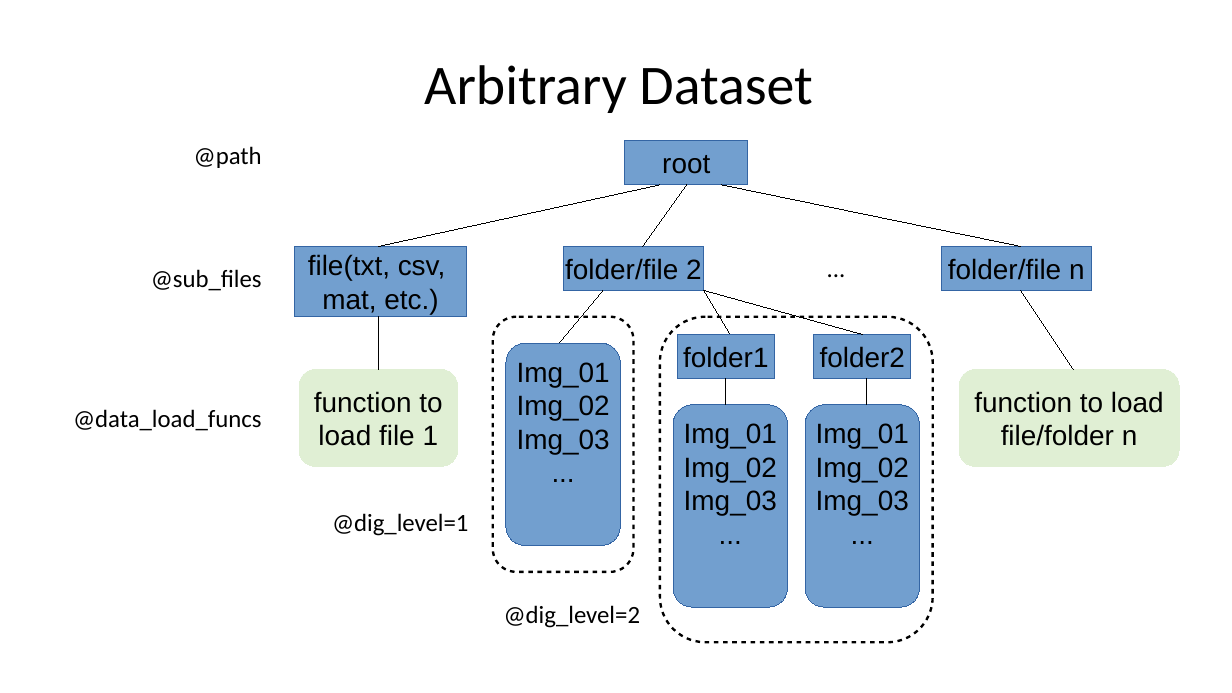
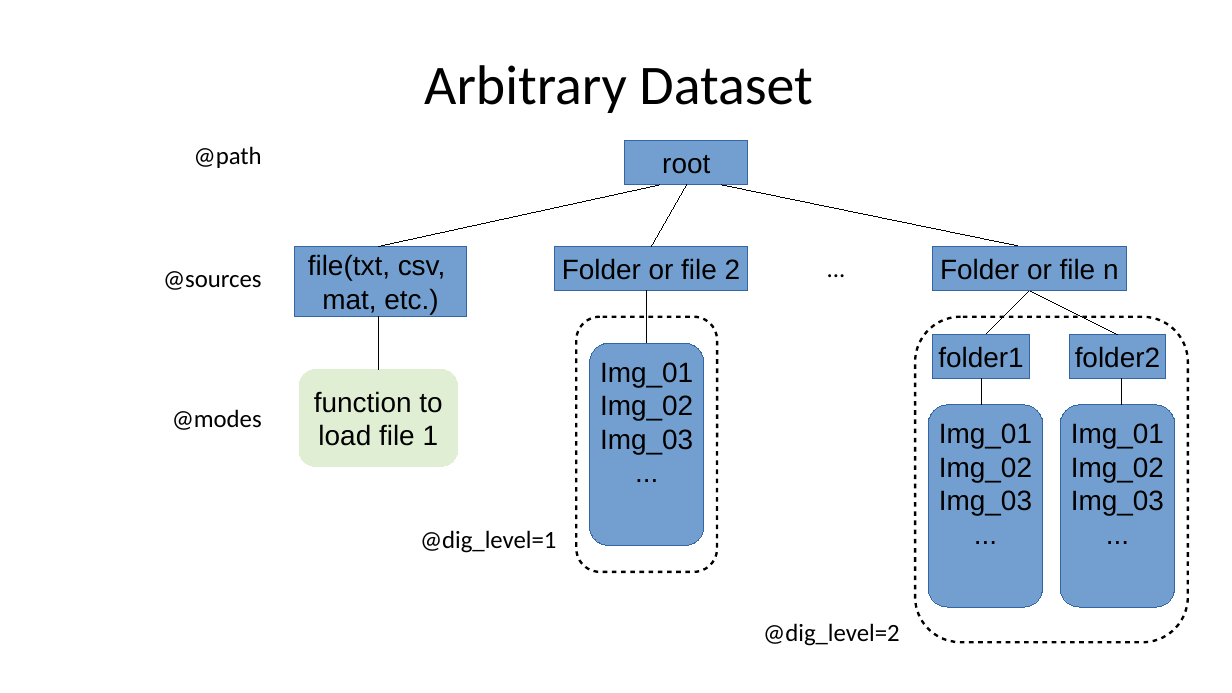
Before and after one commit to whq-hqw/omni, a slide deck: slide 1 of documentation.odp. Drawn at 1232x693 pixels with LibreOffice and Linux fonts; fonts in the diff are those of the drawing. Boxes give left, top, right and bottom in pixels: in the first picture for what was removed or moved away, otherwise in the second. Text is boxed around its words. In the diff, an @@ line names an element or a change of style, - is before the commit and + after.

```diff
--- a/documentation.odp
+++ b/documentation.odp
@@ line moved from (643, 246) - (686, 184) to (652, 246) - (686, 184) @@
@@ rectangle "Folder or file 2": place and size @@
-rectangle "Folder or file 2" at <box>563,246,704,290</box>
+rectangle "Folder or file 2" at <box>555,246,748,290</box>
@@ text in rectangle at <box>562,258,741,280</box>: text changed @@
-folder/file 2
+Folder or file 2
@@ rectangle "Folder or file n": place and size @@
-rectangle "Folder or file n" at <box>942,246,1092,290</box>
+rectangle "Folder or file n" at <box>934,246,1127,290</box>
@@ text in rectangle at <box>940,258,1119,280</box>: text changed @@
-folder/file n
+Folder or file n
@@ text at <box>163,271,262,290</box>: text changed @@
-@sub_files
+@sources
@@ line moved from (603, 291) - (559, 343) to (647, 291) - (647, 343) @@
@@ line removed from (704, 291) to (731, 334) @@
@@ line removed from (704, 291) to (863, 334) @@
@@ line moved from (1021, 291) - (1074, 370) to (1030, 291) - (986, 334) @@
@@ line added from (1030, 291) to (1118, 334), #000000 0 pt @@
@@ freeform shape: place and size @@
-freeform shape at <box>493,316,634,571</box>
+freeform shape at <box>577,316,718,571</box>
@@ 2 rectangles, 1 freeform shape: place and size @@
-2 rectangles, 1 freeform shape at <box>661,316,934,642</box>
+2 rectangles, 1 freeform shape at <box>916,316,1188,642</box>
@@ freeform shape "Img_01": place and size @@
-freeform shape "Img_01" at <box>506,343,620,546</box>
+freeform shape "Img_01" at <box>590,343,704,546</box>
@@ rounded rectangle removed at <box>959,370,1179,467</box> @@
-function to load
-file/folder n
@@ line moved from (868, 379) - (868, 405) to (982, 379) - (982, 405) @@
@@ line moved from (727, 379) - (727, 405) to (1122, 379) - (1122, 405) @@
@@ text at <box>172,409,262,430</box>: text changed @@
-@data_load_funcs
+@modes
@@ freeform shape "Img_01": place and size @@
-freeform shape "Img_01" at <box>805,405,919,607</box>
+freeform shape "Img_01" at <box>929,405,1043,607</box>
@@ freeform shape "Img_01": place and size @@
-freeform shape "Img_01" at <box>673,405,787,607</box>
+freeform shape "Img_01" at <box>1061,405,1175,607</box>
@@ text "@dig_level=1": place and size @@
-text "@dig_level=1" at <box>332,513,468,536</box>
+text "@dig_level=1" at <box>420,530,556,553</box>
@@ text "@dig_level=2": place and size @@
-text "@dig_level=2" at <box>504,605,640,628</box>
+text "@dig_level=2" at <box>763,623,899,646</box>
```
Also in this commit, not shown: 14 other files.
